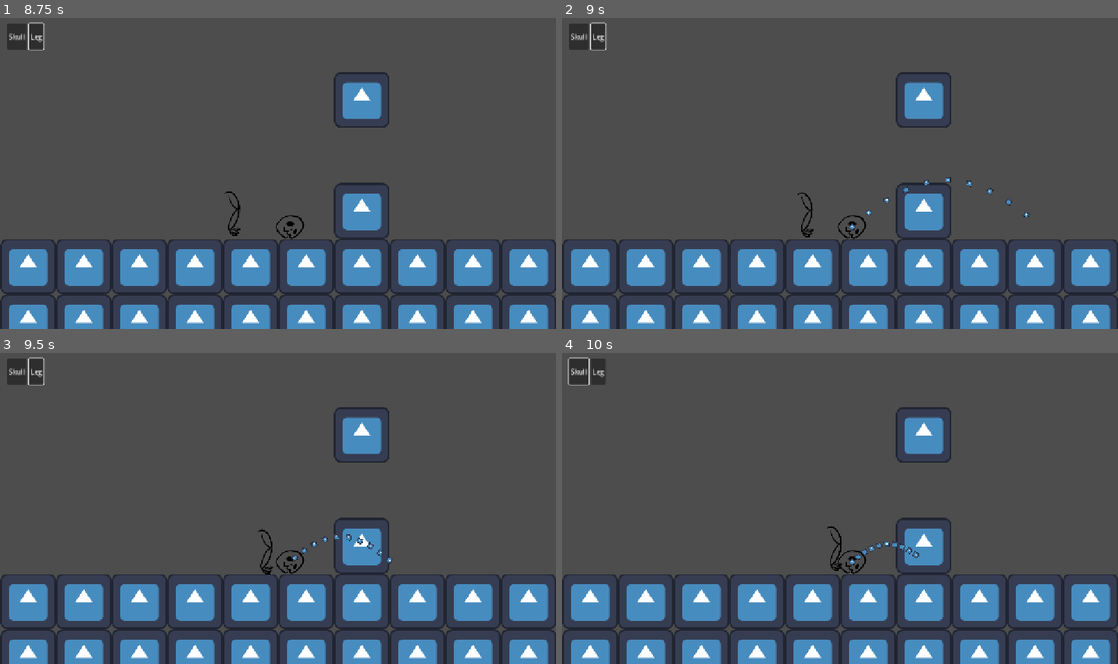
Above: before the commit, frames 1-4 (two rows, left to right).
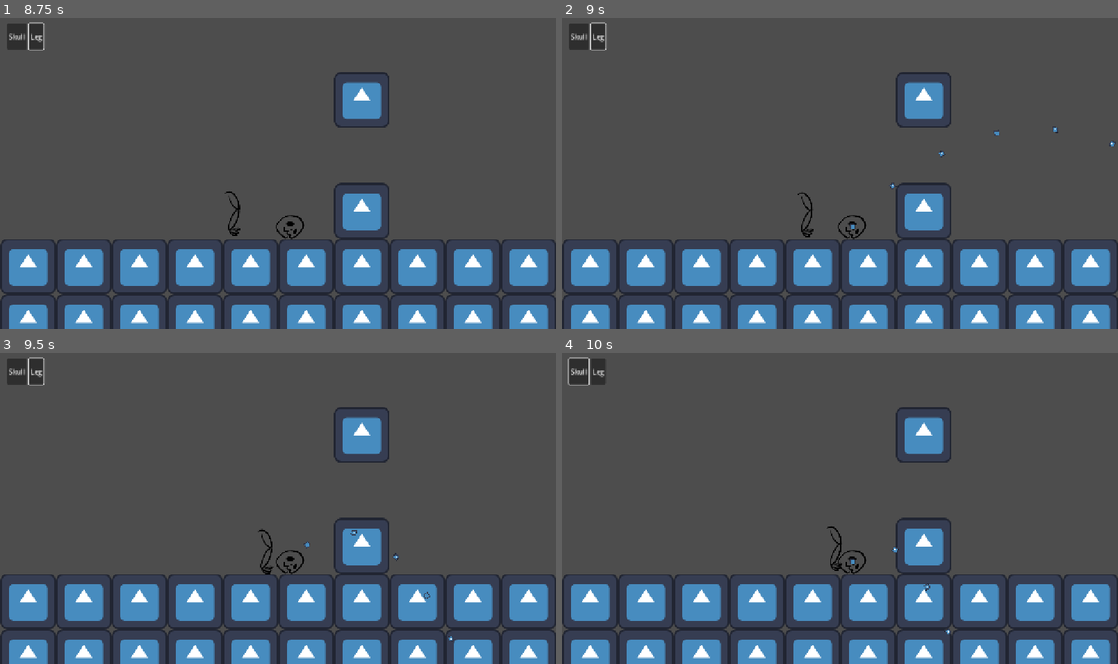
Above: after the commit, the same moments.

Repository: KettLovahr/ludum-dare-58
Game: Godot game, scene res://Scenes/Levels/01.tscn
The game is run twice, just before and just after one commit, with the same random seed, the same clock (stepped at 60 frames per second) and the same inputs. The engine's default icon, where the game draws it, is replaced by a stand-in: a white triangle on a blue panel in a dark square.
Inputs (mouse positions are in pixels of both pictures, inside the frame that each line leads up to):
- Up to frame 1 (8.75 s): click "Skull" at 0.5 s; click "Leg" at 1.25 s; tap Enter at 2, 8 s; move the mouse to (239, 226) at 2.02 s; hold Right (move_right) 2.03-3.53 s; tap Up (move_up) at 2.1, 2.27, 2.57, 2.85, 3.02, 3.32, 3.6, 4.35, 4.52, 4.82, 5.1, 5.27, 5.57, 5.85, 6.02, 6.32, 6.6, 7.35, 7.52, 7.82, 8.1, 8.27, 8.57 s; click (239, 226) at 2.17 s; move the mouse to (161, 217) at 2.77 s; click (161, 217) at 2.92 s; move the mouse to (111, 126) at 3.52 s; hold Left (move_left) 3.53-5.78 s; move the mouse to (305, 173) at 4.27 s; click (305, 173) at 4.42 s; move the mouse to (194, 95) at 5.02 s; move the mouse to (400, 157) at 5.77 s; hold Right (move_right) from 5.78 s (still down); move the mouse to (166, 189) at 6.52 s; click (166, 189) at 6.67 s; tap Space at 7.25 s; move the mouse to (333, 105) at 7.27 s; move the mouse to (250, 235) at 8.02 s
- Up to frame 2 (9 s): keep holding Right (move_right); move the mouse to (1006, 220) at 8.77 s; tap Up (move_up) at 8.85 s; click (1006, 220) at 8.92 s
- Up to frame 3 (9.5 s): keep holding Right (move_right); tap Up (move_up) at 9.02, 9.32 s
- Up to frame 4 (10 s): move the mouse to (673, 461) at 9.52 s; release Right (move_right) at 9.53 s; hold Left (move_left) from 9.53 s (still down); tap Up (move_up) at 9.6 s

Frame 1 is identical in both runs. In frame 2, 0.2% of the frame differs, in the area x 51-100%, y 34-69%; in frame 3, 0.2%; in frame 4, 0.2%.

Commit message:
Chute melhor

Diff:
--- a/Scenes/Levels/01.tscn
+++ b/Scenes/Levels/01.tscn
@@ -1,5 +1,6 @@
-[gd_scene load_steps=7 format=4 uid="uid://yja10kwnqisd"]
+[gd_scene load_steps=8 format=4 uid="uid://yja10kwnqisd"]
 
+[ext_resource type="Script" uid="uid://b5jtu2xxo8yqw" path="res://Scenes/Levels/LevelState.gd" id="1_v8iqp"]
 [ext_resource type="Texture2D" uid="uid://43q4pcvppvws" path="res://icon.svg" id="1_wi0lj"]
 [ext_resource type="PackedScene" uid="uid://bajlrrg5f56a2" path="res://Scenes/Objects/Player/PlayerRoot.tscn" id="2_cv17v"]
 [ext_resource type="PackedScene" uid="uid://bnichbfjk6ywa" path="res://Scenes/Objects/Player/Parts/Skull/Skull.tscn" id="2_rfhst"]
@@ -17,16 +18,17 @@
 sources/1 = SubResource("TileSetAtlasSource_cv17v")
 
 [node name="01" type="Node2D"]
+script = ExtResource("1_v8iqp")
 
 [node name="TileMapLayer" type="TileMapLayer" parent="."]
 position = Vector2(1, 0)
 tile_map_data = PackedByteArray("AAAAAAUAAQAAAAAAAAABAAUAAQAAAAAAAAACAAUAAQAAAAAAAAADAAUAAQAAAAAAAAAEAAUAAQAAAAAAAAAFAA …(272 unchanged characters)…
 tile_set = SubResource("TileSet_v8iqp")
 
-[node name="PlayerRoot2" parent="." instance=ExtResource("2_cv17v")]
+[node name="PlayerRoot" parent="." instance=ExtResource("2_cv17v")]
 
-[node name="Skull" parent="PlayerRoot2" instance=ExtResource("2_rfhst")]
+[node name="Skull" parent="PlayerRoot" instance=ExtResource("2_rfhst")]
 position = Vector2(556, 318)
 
-[node name="Leg" parent="PlayerRoot2" instance=ExtResource("4_cv17v")]
+[node name="Leg" parent="PlayerRoot" instance=ExtResource("4_cv17v")]
 position = Vector2(342, 325)
--- /dev/null
+++ b/Scenes/Levels/LevelState.gd
@@ -0,0 +1,11 @@
+extends Node2D
+class_name LevelState
+
+var time: float = 0
+@export var target_time: float = 0
+
+var coin_collected: bool = false
+var flag_reached: bool = false
+
+func _process(delta):
+	time += delta
--- a/Scenes/Objects/Player/Parts/Leg/KickArea.gd
+++ b/Scenes/Objects/Player/Parts/Leg/KickArea.gd
@@ -3,6 +3,9 @@
 
 var kick_target: PlayerPart
 var curve: Curve2D = Curve2D.new()
+
+var dist: float
+var height: float
 
 func _ready():
 	generate_curve(1)
@@ -15,22 +18,20 @@
 		%TrajectoryArc.global_position = kick_target.global_position
 
 func generate_curve(strength: float):
-	var dist = strength * 2
-	var height = abs(strength)
+	dist = strength * 6
+	height = abs(strength) * 6
 	curve.clear_points()
 	curve.add_point( Vector2.ZERO )
-	curve.add_point( Vector2(dist, -height), Vector2(-dist/2, 0), Vector2(dist/2, 0) )
-	curve.add_point( Vector2(dist*2, 0) )
+	var yvel = -height
+	var yp = yvel / 60
+	for i in range(100):
+		curve.add_point(Vector2(dist * i / 60, yp))
+		yp += yvel / 60
+		yvel += PlayerPart.GRAVITY / 60
 
 func handle_kick():
-	print(curve.point_count)
-	kick_target.global_position.y -= 16
-	kick_target.move_and_slide()
-	kick_target.kick_curve = curve.duplicate(true)
-	kick_target.kick_initial_position = kick_target.global_position
-	kick_target.kick_state = true
-
-	kick_target = null
+	kick_target.velocity.x = dist
+	kick_target.velocity.y = -height
 	%TrajectoryArc.hide()
 
 func _on_body_entered(body: Node2D) -> void:
--- a/Scenes/Objects/Player/Parts/Skull/Skull.gd
+++ b/Scenes/Objects/Player/Parts/Skull/Skull.gd
@@ -6,7 +6,9 @@
 func _custom_behavior(delta):
 	velocity.y += GRAVITY * delta
 	$Sprite.rotate(velocity.x / 1000)
-	velocity.x = lerp(velocity.x, 0.0, 0.1)
+	if is_on_floor():
+		velocity.x = lerp(velocity.x, 0.0, 0.1)
 
 func _handle_controls(delta):
-	velocity.x += Input.get_axis("move_left", "move_right") * VELOCITY * delta
+	if is_on_floor():
+		velocity.x += Input.get_axis("move_left", "move_right") * VELOCITY * delta
--- a/Scenes/Objects/Player/PlayerPart.gd
+++ b/Scenes/Objects/Player/PlayerPart.gd
@@ -18,18 +18,9 @@
 
 
 func _physics_process(delta: float) -> void:
-	if not kick_state:
-		if selected and controllable:
-			_handle_controls(delta)
-		_custom_behavior(delta)
-	else:
-		kick_position += delta * 3
-		global_position = kick_initial_position + kick_curve.sample(0, kick_position)
-		if kick_position >= kick_curve.point_count - 1 or get_slide_collision_count() > 0:
-			kick_state = false
-			kick_position = 0.0
-			kick_curve = null
-			kick_initial_position = Vector2.ZERO
+	if selected and controllable:
+		_handle_controls(delta)
+	_custom_behavior(delta)
 	move_and_slide()
 
 ## Override this function with this part's controls
--- a/project.godot
+++ b/project.godot
@@ -12,7 +12,7 @@
 
 config/name="Ludum Dare 58"
 run/main_scene="uid://yja10kwnqisd"
-config/features=PackedStringArray("4.4", "GL Compatibility")
+config/features=PackedStringArray("4.5", "GL Compatibility")
 config/icon="res://icon.svg"
 
 [display]
Not shown, added: Scenes/Levels/LevelState.gd.uid
